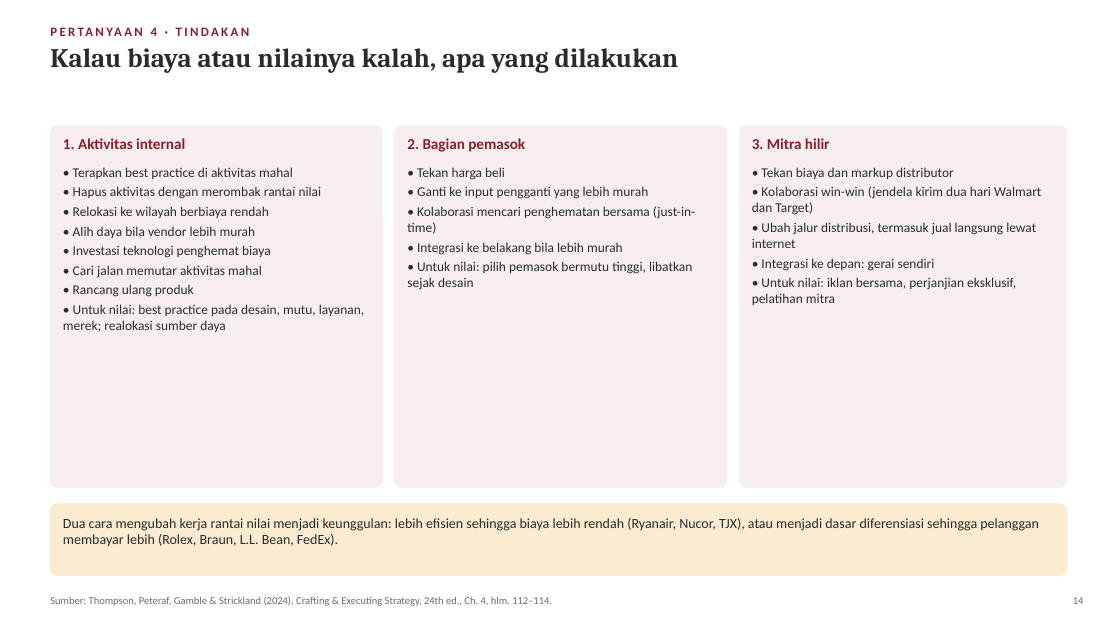
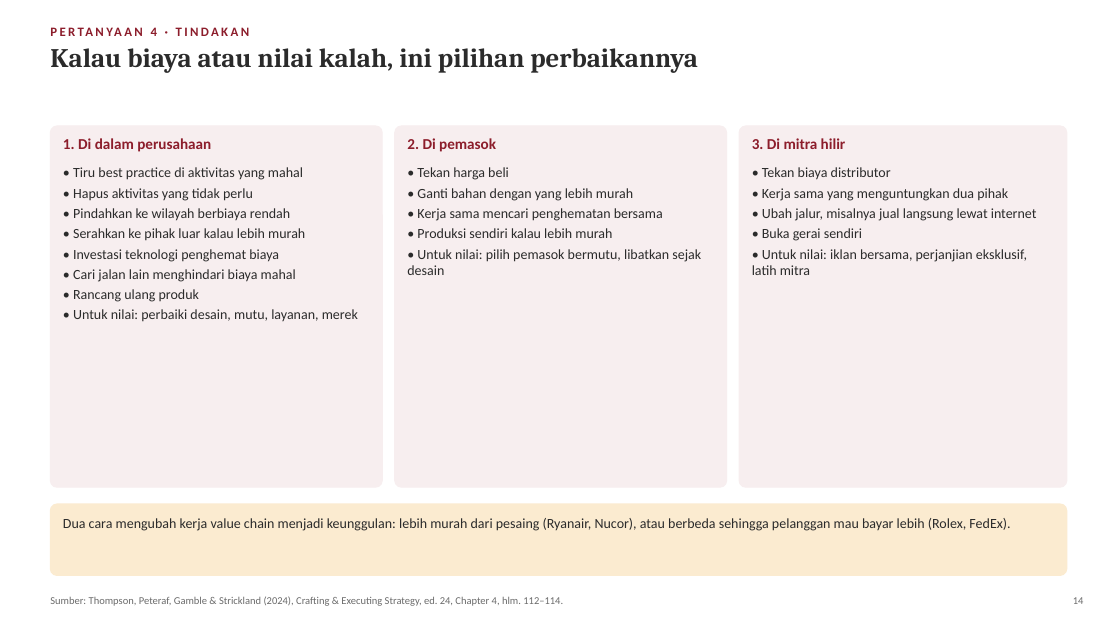
Before and after one commit to aslihabnuri/Dom-Manipulation, a slide deck: slide 14 of materi-strategic-management/presentasi/SMJKT_Group 4_Case Manchester United.pptx. Drawn at 1120x630 pixels with LibreOffice and Linux fonts; fonts in the diff are those of the drawing. Boxes give left, top, right and bottom in pixels: in the first picture for what was removed or moved away, otherwise in the second. Text is boxed around its words. In the diff, an @@ line names an element or a change of style, - is before the commit and + after.

```diff
--- a/materi-strategic-management/presentasi/SMJKT_Group 4_Case Manchester United.pptx
+++ b/materi-strategic-management/presentasi/SMJKT_Group 4_Case Manchester United.pptx
@@ text at [50, 48, 698, 73]: text changed @@
-Kalau biaya atau nilainya kalah, apa yang dilakukan
+Kalau biaya atau nilai kalah, ini pilihan perbaikannya
@@ text at [63, 138, 211, 152]: text changed @@
-1. Aktivitas internal
+1. Di dalam perusahaan
@@ text at [407, 138, 496, 152]: text changed @@
-2. Bagian pemasok
+2. Di pemasok
@@ text at [752, 138, 846, 149]: text changed @@
-3. Mitra hilir
+3. Di mitra hilir
@@ text at [73, 167, 305, 240]: text changed; size 11.5 to 12 pt @@
-• Terapkan best practice di aktivitas mahal
-• Hapus aktivitas dengan merombak rantai nilai
-• Relokasi ke wilayah berbiaya rendah
-• Alih daya bila vendor lebih murah
+• Tiru best practice di aktivitas yang mahal
+• Hapus aktivitas yang tidak perlu
+• Pindahkan ke wilayah berbiaya rendah
+• Serahkan ke pihak luar kalau lebih murah
@@ text at [417, 167, 509, 180]: size 11.5 to 12 pt in "• Tekan harga beli" @@
@@ text at [752, 167, 1037, 275]: text changed; size 11.5 to 12 pt @@
-• Tekan biaya dan markup distributor
-• Kolaborasi win-win (jendela kirim dua hari Walmart dan Target)
-• Ubah jalur distribusi, termasuk jual langsung lewat internet
-• Integrasi ke depan: gerai sendiri
-• Untuk nilai: iklan bersama, perjanjian eksklusif, pelatihan mitra
+• Tekan biaya distributor
+• Kerja sama yang menguntungkan dua pihak
+• Ubah jalur, misalnya jual langsung lewat internet
+• Buka gerai sendiri
+• Untuk nilai: iklan bersama, perjanjian eksklusif, latih mitra
@@ text at [407, 188, 701, 275]: text changed; size 11.5 to 12 pt @@
-• Ganti ke input pengganti yang lebih murah
-• Kolaborasi mencari penghematan bersama (just-in-time)
-• Integrasi ke belakang bila lebih murah
-• Untuk nilai: pilih pemasok bermutu tinggi, libatkan sejak desain
+• Ganti bahan dengan yang lebih murah
+• Kerja sama mencari penghematan bersama
+• Produksi sendiri kalau lebih murah
+• Untuk nilai: pilih pemasok bermutu, libatkan sejak desain
@@ text at [73, 269, 296, 282]: text changed; size 11.5 to 12 pt @@
-• Cari jalan memutar aktivitas mahal
+• Cari jalan lain menghindari biaya mahal
@@ text at [73, 249, 279, 302]: size 11.5 to 12 pt in "• Investasi teknologi penghemat biaya", "• Rancang ulang produk" @@
@@ text at [73, 309, 358, 321]: text changed; size 11.5 to 12 pt @@
-• Untuk nilai: best practice pada desain, mutu, layanan, merek; realokasi sumber daya
+• Untuk nilai: perbaiki desain, mutu, layanan, merek
@@ text at [63, 518, 1010, 531]: text changed @@
-Dua cara mengubah kerja rantai nilai menjadi keunggulan: lebih efisien sehingga biaya lebih rendah (Ryanair, Nucor, TJX), atau menjadi dasar diferensiasi sehingga pelanggan membayar lebih (Rolex, Braun, L.L. Bean, FedEx).
+Dua cara mengubah kerja value chain menjadi keunggulan: lebih murah dari pesaing (Ryanair, Nucor), atau berbeda sehingga pelanggan mau bayar lebih (Rolex, FedEx).
@@ text at [50, 596, 563, 606]: text changed @@
-Sumber: Thompson, Peteraf, Gamble & Strickland (2024), Crafting & Executing Strategy, 24th ed., Ch. 4, hlm. 112–114.
+Sumber: Thompson, Peteraf, Gamble & Strickland (2024), Crafting & Executing Strategy, ed. 24, Chapter 4, hlm. 112–114.
```
Also in this commit, not shown: 38 other slides changed, 1 slide added, 4 slides removed, 2 other files.
